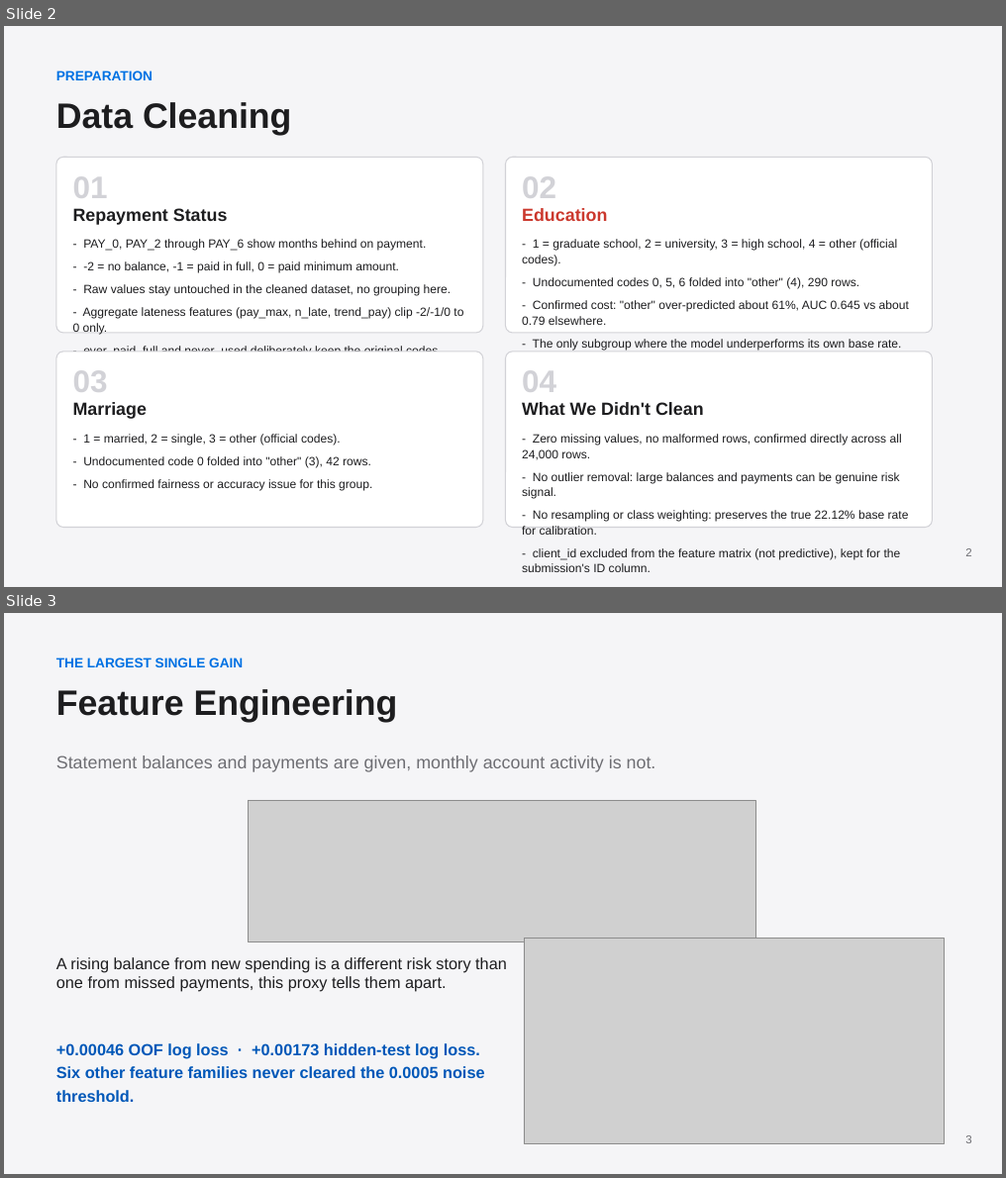
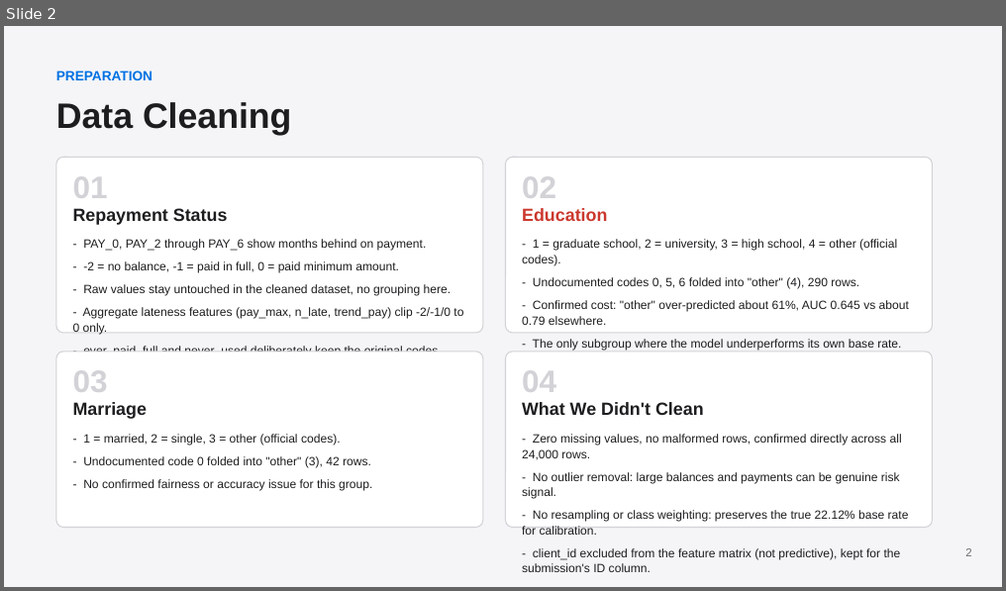
Before and after one commit to dpark2380/datathon-inter-uni, a slide deck: presentation/finalist-presentation.pptx. Shown one above the other, each under a label of ours: slides 2 and 3 before the commit, slide 2 after it. The pictures are 1006x1178 and 1006x591 pixels, drawn with LibreOffice and Linux fonts; fonts in the diff are those of the drawing; grey boxes stand for pictures. Boxes give left, top, right and bottom in pixels: in the first picture for what was removed or moved away, otherwise in the second. Text is boxed around its words. In the diff, an @@ line names an element or a change of style, - is before the commit and + after.

Commit message:
Rebuild Feature Engineering slide as a full 6-family card grid
Move the complete, code-verified six-family breakdown onto the main
slide (not just an appendix) per feedback that the main slide was
missing information present in a comparison deck. Each bullet now
leads with plain language and keeps the code identifier (pay_max,
util1-6, etc.) as a parenthetical reference rather than leading with
it. Fixes the "Levels & Momentum" card, which previously implied
trees don't receive these features; they do (same shared 81-feature
matrix across LightGBM/GRU/TabPFN), they just don't need them since
tree splits ignore monotonic rescaling. Removes the now-redundant
appendix A8 slide. Applied to both Figma and pptx.

```diff
--- a/presentation/finalist-presentation.pptx
+++ b/presentation/finalist-presentation.pptx
@@ slide 3 removed at <box>4,613,1002,1174</box>, background #FFFFFF @@
@@ rectangle removed at <box>4,613,1002,1174</box> @@
@@ text removed at <box>56,658,243,667</box> @@
-THE LARGEST SINGLE GAIN
@@ text removed at <box>56,689,398,722</box> @@
-Feature Engineering
@@ text removed at <box>56,756,656,772</box> @@
-Statement balances and payments are given, monthly account activity is not.
@@ picture removed at <box>249,800,756,943</box> @@
@@ picture removed at <box>524,939,944,1145</box> @@
@@ text removed at <box>56,958,507,992</box> @@
-A rising balance from new spending is a different risk story than one from missed payments, this proxy tells them apart.
@@ text removed at <box>56,1044,484,1102</box> @@
-+0.00046 OOF log loss · +0.00173 hidden-test log loss.
-Six other feature families never cleared the 0.0005 noise threshold.
@@ text removed at <box>965,1136,971,1144</box> @@
-3
```
Also in this commit, not shown: 1 slide added, 1 other file.
